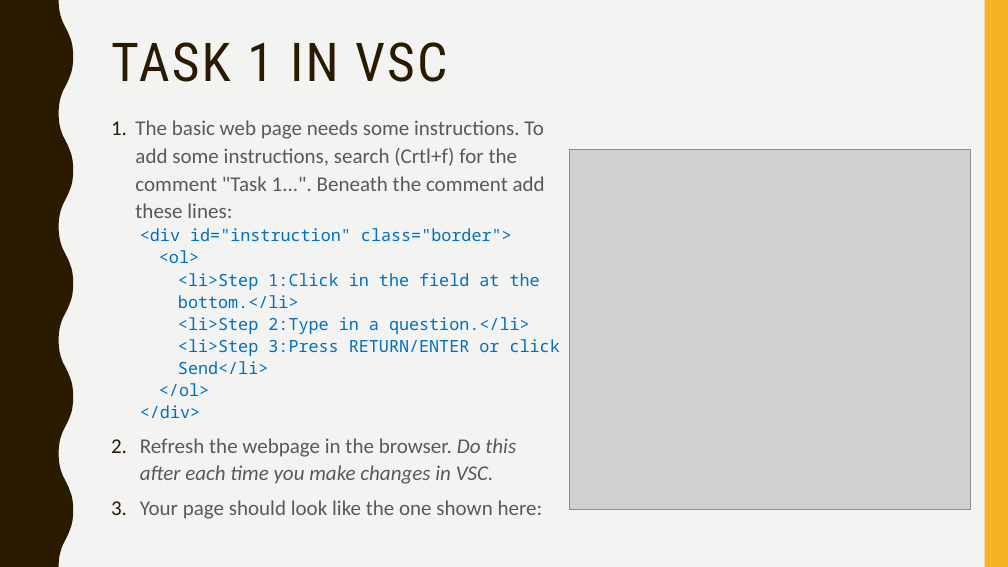
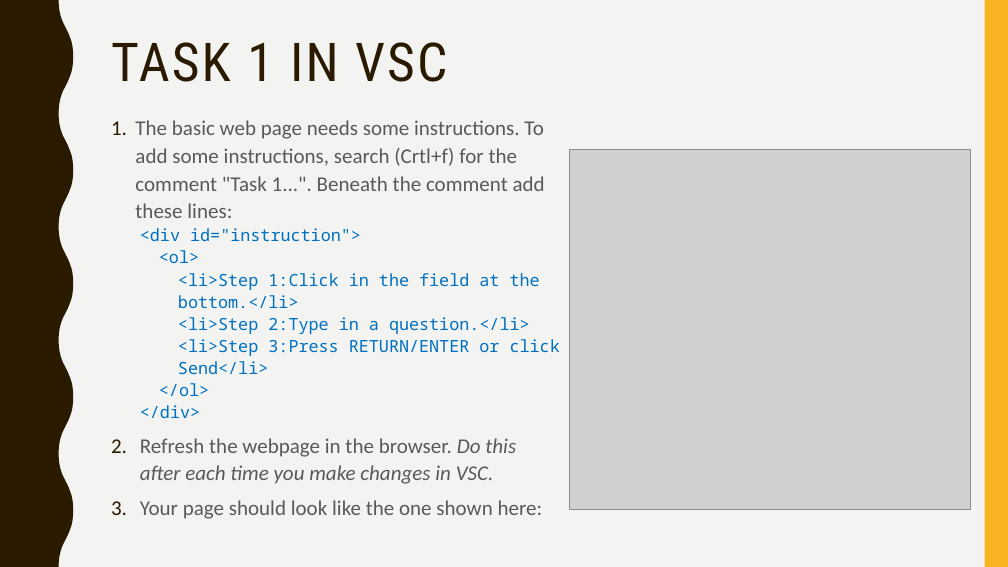
Before and after one commit to MAD-NTID/SVP-LLM-Web2, a slide deck: slide 14 of SVP-mobiweb-web-guide-Wed-2.pptx (slide 15 before the commit). Drawn at 1008x567 pixels with LibreOffice and Linux fonts; fonts in the diff are those of the drawing; grey boxes stand for pictures. Boxes give left, top, right and bottom in pixels: in the first picture for what was removed or moved away, otherwise in the second. Text is boxed around its words. In the diff, an @@ line names an element or a change of style, - is before the commit and + after.

```diff
--- a/SVP-mobiweb-web-guide-Wed-2.pptx
+++ b/SVP-mobiweb-web-guide-Wed-2.pptx
@@ text at [140, 228, 361, 241]: text changed @@
-<div id="instruction" class="border">
+<div id="instruction">
```
Also in this commit, not shown: 3 other slides changed, 2 slides added, 2 slides removed, 26 other files.
